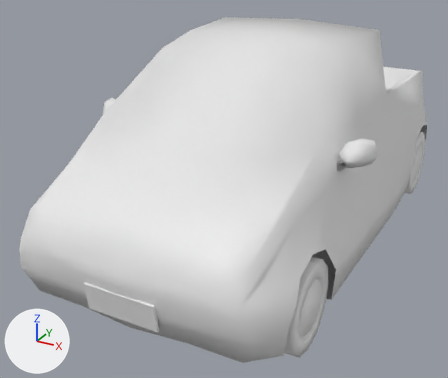
Renders of the Blender file vrom-vrom-jam/models/jazz/jazz.blend from each side of a commit.
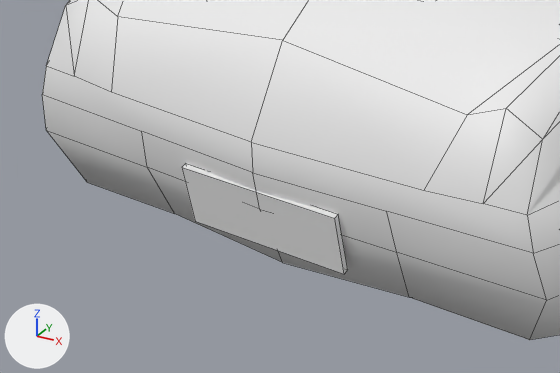
The first picture shows the older version from a 50 mm camera at (1.47, -3.19, 1.26) aimed at (-0.15, -0.23, -0.22). The close-ups show the older and then the newer version on the part from 0% to 57% of the width and 55% to 100% of the height of that picture. Only the edits that show in the close-ups are written down. Lighting does not change. The marker at lower left points along +X, +Y and +Z. The close-ups show mesh edges as thin lines.

Names of what the first close-up shows: 'Chassis', 'LicensePlate'.
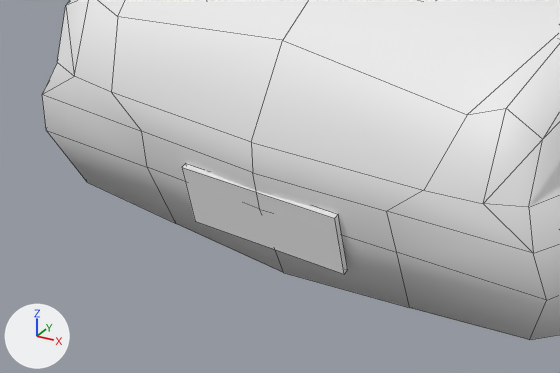
Where the change shows, as pixel boxes (x1, y1, x2, y2) in the close-ups (560 x 373 px):
part 1 of me_cube_001, reshaped: (42, 0, 560, 340) in both

Edits to the bpy script that builds the scene:
```text
Change me_cube_001:
    used by ob_chassis; location = (0.0, 0.0, 0.308); scale = (0.384, 0.384, 0.384)
    verts and faces of me_cube_001; kept vertices keep their numbers, new ones are numbered from 175
    before: 14 (1.49, -3.68, -1.05) at pixel (527, 215), 31 (0.0, -3.78, -1.05) at pixel (251, 142), 34 (0.0, -3.61, -1.88) at pixel (282, 262), 51 (1.53, -3.7, -1.23) at pixel (533, 253), 52 (0.0, -3.79, -1.22) at pixel (252, 172)
    before: 64 (1.45, -2.73, -0.4), 65 (0.97, -3.73, -1.05) at pixel (423, 190), 66 (1.27, -3.7, -1.05) at pixel (483, 203), 92 (0.77, -3.57, -1.85) at pixel (409, 297), 96 (0.77, -3.75, -1.23) at pixel (386, 211)
    before: 119 (-1.49, -3.68, -1.05) at pixel (46, 65), 139 (-1.53, -3.7, -1.23) at pixel (42, 94), 148 (-1.45, -2.73, -0.4), 149 (-0.97, -3.73, -1.05) at pixel (111, 92), 150 (-1.27, -3.7, -1.05) at pixel (74, 76)
    before: 164 (-0.77, -3.57, -1.85) at pixel (174, 213), 168 (-0.77, -3.75, -1.23) at pixel (141, 131)
    remove me_cube_001.from_pydata(...)  # 175 vertices, 156 faces, 8 loose edges; spans x -1.94..1.94, y -3.79..3.77, z -2.05..1.0
    add me_cube_001.from_pydata(...)  # 175 vertices, 160 faces, 8 loose edges; spans x -1.94..1.94, y -3.79..3.77, z -2.05..1.0
    me_cube_001 part 1
    add delete_faces([(14, 66, 65, 31, 52, 96, 51), (31, 149, 150, 119, 139, 168, 52)])
    add for i in [34, 92, 164]: verts[i] += (0.0, 0.0, -0.07)
    add verts[14] = (1.47, -3.62, -1.05)  # moved, pixel (528, 207)
    add verts[64] = (1.36, -2.73, -0.4)  # moved
    add verts[119] = (-1.47, -3.62, -1.05)  # moved, pixel (57, 62)
    add verts[148] = (-1.36, -2.73, -0.4)  # moved
    add faces += [(14, 66, 51), (119, 139, 150), (51, 66, 65, 96), (31, 52, 96, 65), (139, 168, 149, 150), (31, 149, 168, 52)]  # smooth
```
